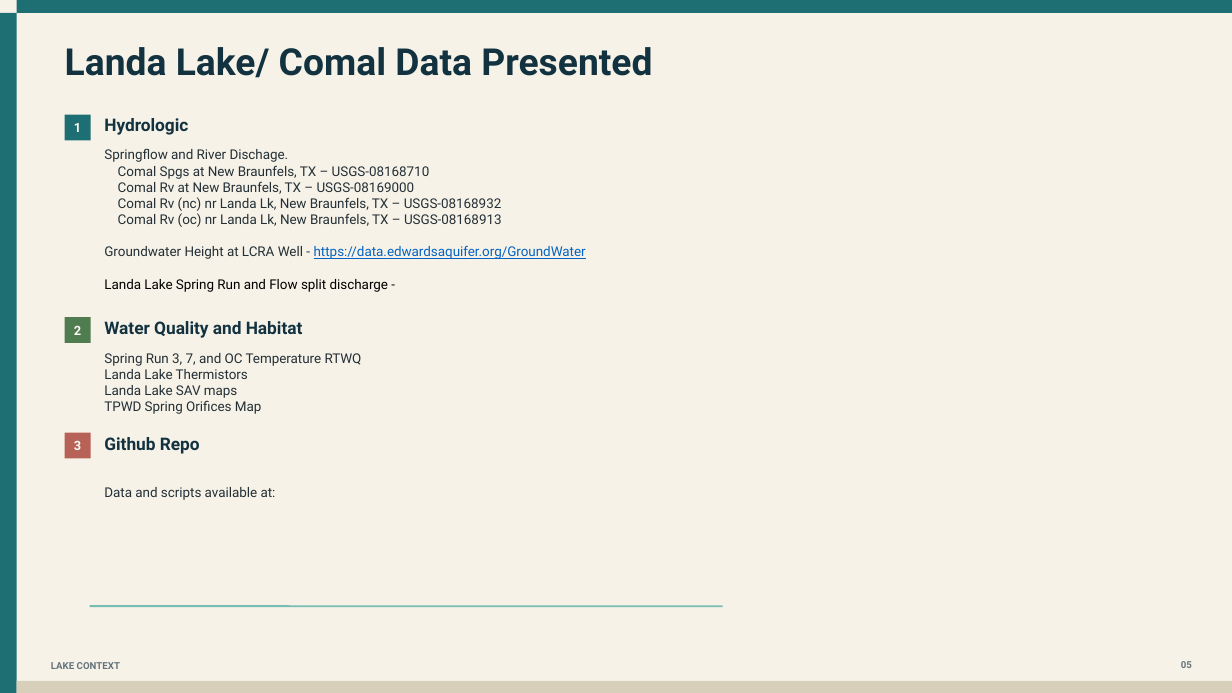
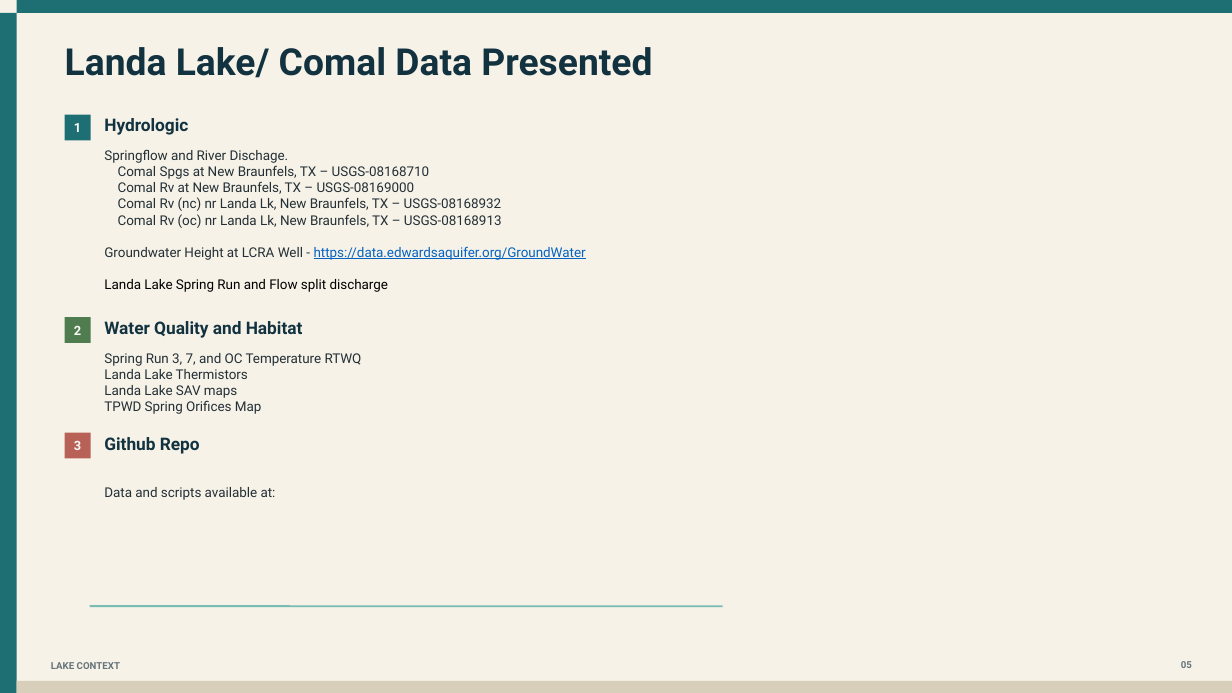
Before and after one commit to cfurl/EAHCP-Fall-2026-Sci-Comm, a slide deck: slide 25 of Comal_mgt_presentation/EAHCP_Landa_Lake.pptx. Drawn at 1232x693 pixels with LibreOffice and Linux fonts; fonts in the diff are those of the drawing. Boxes give left, top, right and bottom in pixels: in the first picture for what was removed or moved away, otherwise in the second. Text is boxed around its words. In the diff, an @@ line names an element or a change of style, - is before the commit and + after.

```diff
--- a/Comal_mgt_presentation/EAHCP_Landa_Lake.pptx
+++ b/Comal_mgt_presentation/EAHCP_Landa_Lake.pptx
@@ text at <box>104,279,388,292</box>: text changed @@
-Landa Lake Spring Run and Flow split discharge -
+Landa Lake Spring Run and Flow split discharge
```
Also in this commit, not shown: 3 other slides changed, 8 other files.
